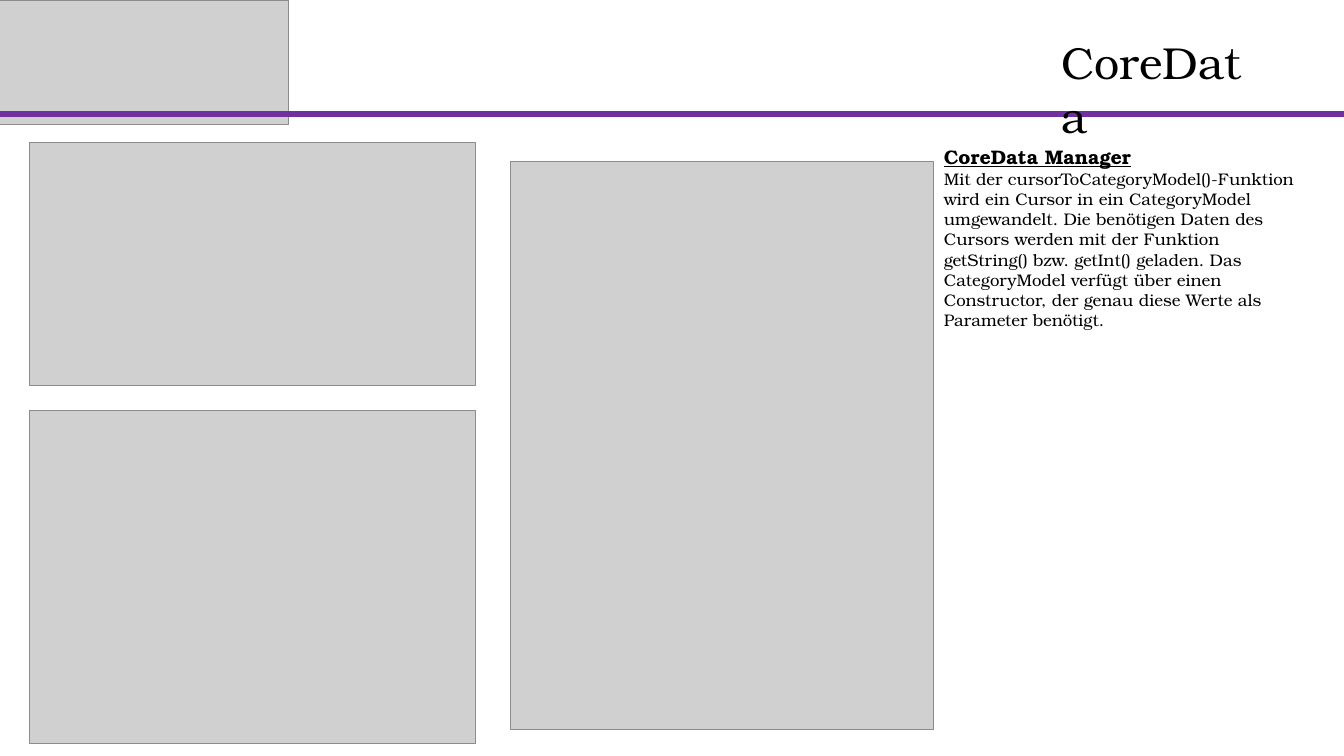
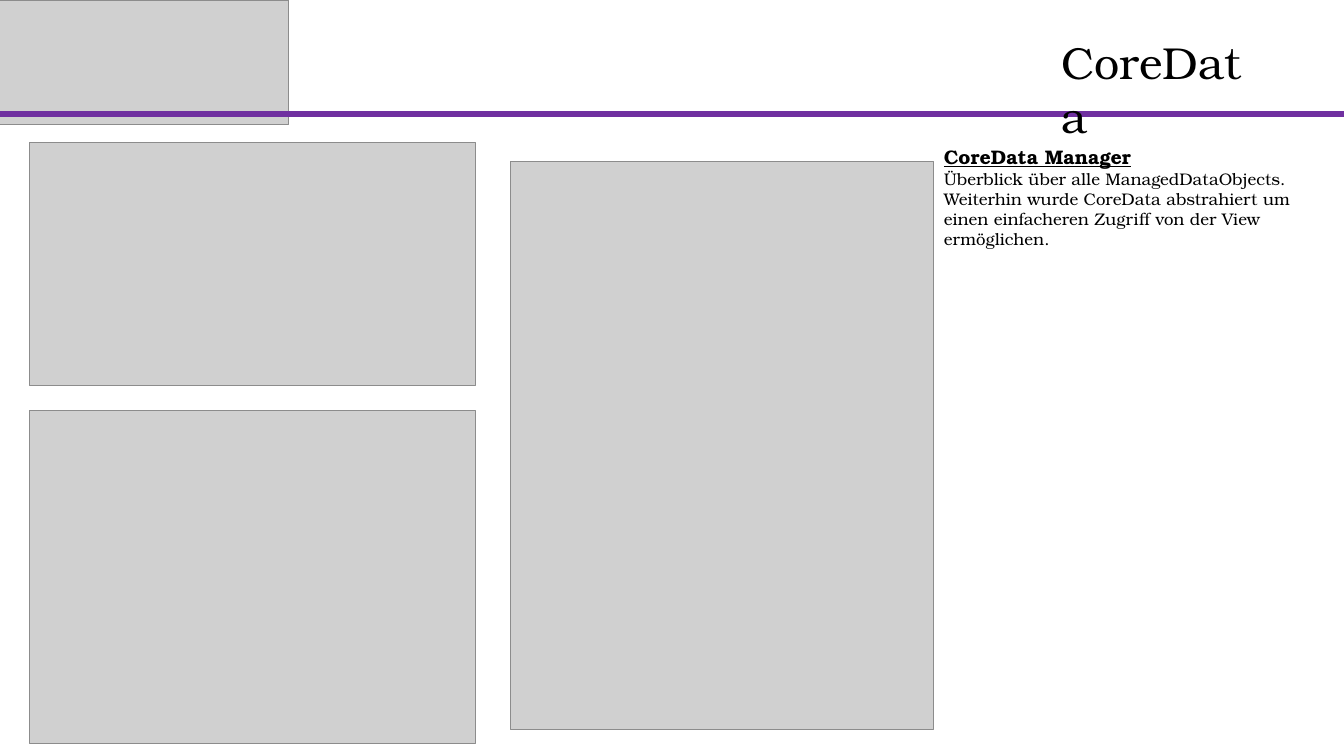
Before and after one commit to Steffen543/Moba2, a slide deck: slide 17 of Moba2-Präsentation.pptx. Drawn at 1344x756 pixels with LibreOffice and Linux fonts; fonts in the diff are those of the drawing; grey boxes stand for pictures. Boxes give left, top, right and bottom in pixels: in the first picture for what was removed or moved away, otherwise in the second. Text is boxed around its words. In the diff, an @@ line names an element or a change of style, - is before the commit and + after.

```diff
--- a/Moba2-Präsentation.pptx
+++ b/Moba2-Präsentation.pptx
@@ text at box(944, 170, 1290, 249): text changed @@
-Mit der cursorToCategoryModel()-Funktion wird ein Cursor in ein CategoryModel umgewandelt. Die benötigen Daten des Cursors werden mit der Funktion getString() bzw. getInt() geladen. Das CategoryModel verfügt über einen Constructor, der genau diese Werte als Parameter benötigt.
+Überblick über alle ManagedDataObjects.
+Weiterhin wurde CoreData abstrahiert um einen einfacheren Zugriff von der View ermöglichen.
```
Also in this commit, not shown: 2 other slides changed.
